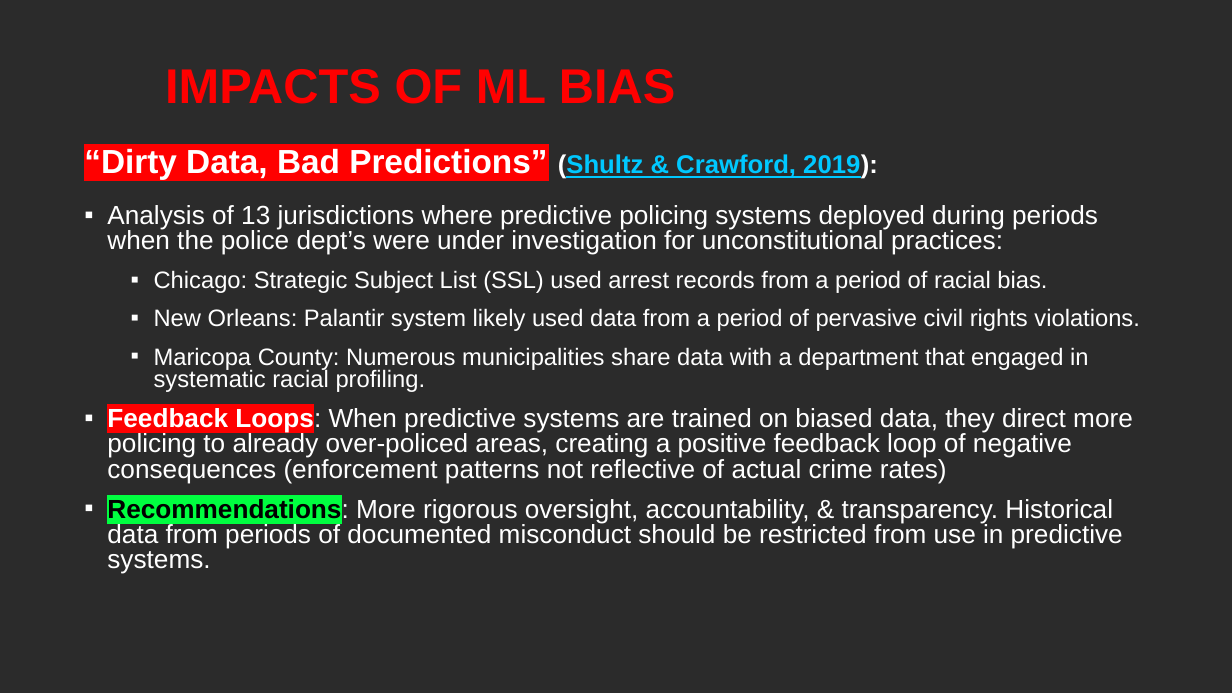
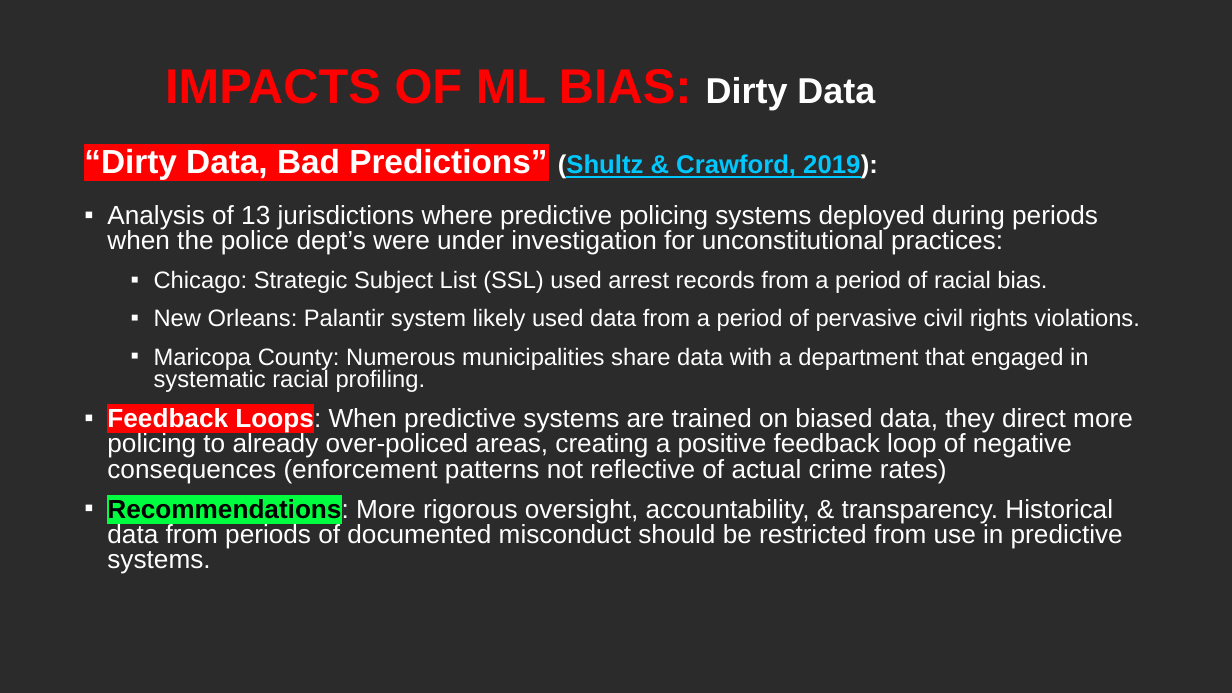
Before and after one commit to CSCI-1100/class_resources_public, a slide deck: slide 11 of downloads/ai_ml_slides.pptx. Drawn at 1232x693 pixels with LibreOffice and Linux fonts; fonts in the diff are those of the drawing; background and template pictures are left out; a plain dark background stands for a picture behind light text. Boxes give left, top, right and bottom in pixels: in the first picture for what was removed or moved away, otherwise in the second. Text is boxed around its words. In the diff, an @@ line names an element or a change of style, - is before the commit and + after.

```diff
--- a/downloads/ai_ml_slides.pptx
+++ b/downloads/ai_ml_slides.pptx
@@ title at <box>165,69,875,110</box>: text changed @@
-IMPACTS OF ML BIAS
+IMPACTS OF ML BIAS: Dirty Data
```
Also in this commit, not shown: 9 other slides changed, 1 other file.
